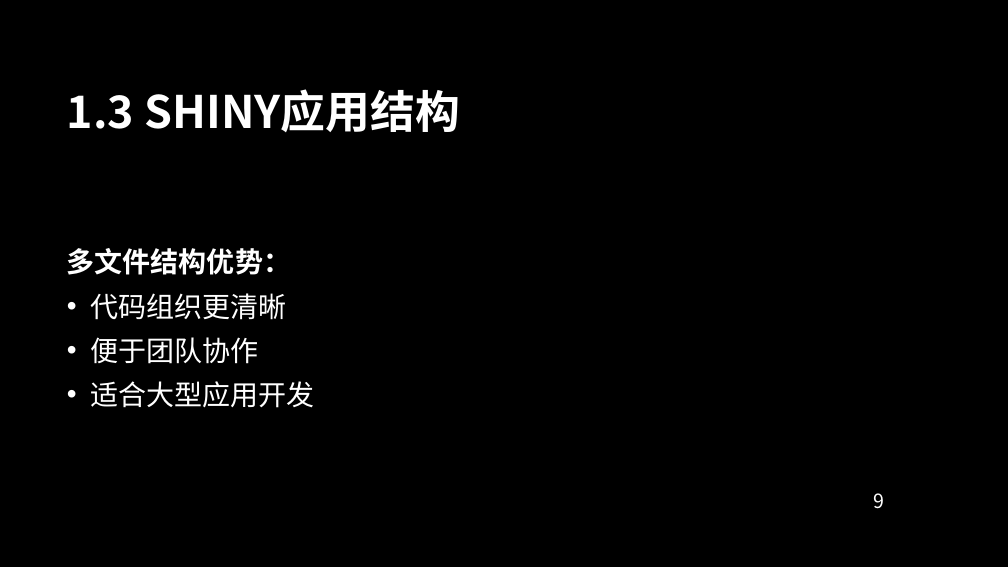
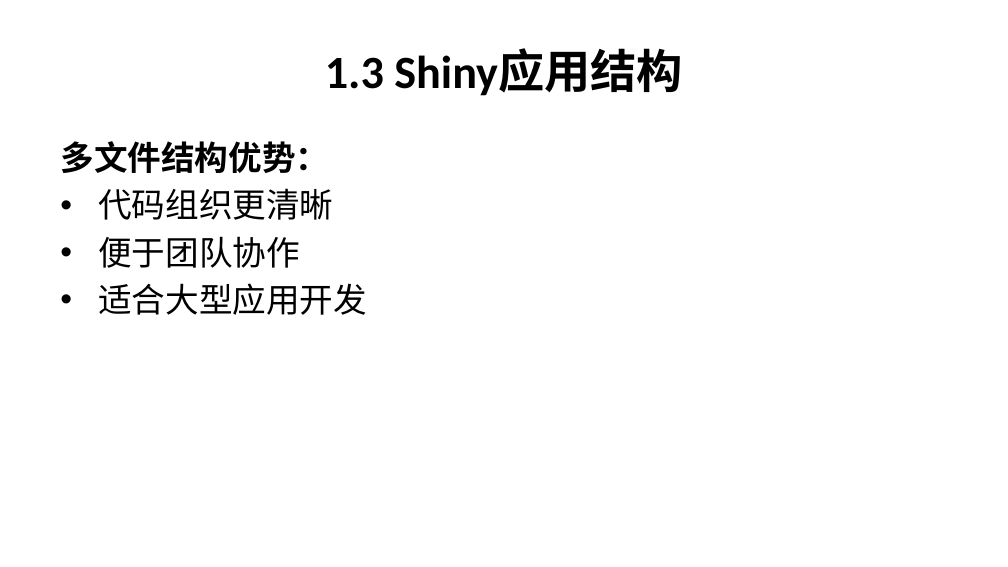
Before and after one commit to Kiriny1999/analysis-ic-model, a slide deck: slide 9 of shiny_app_documentation.pptx. Drawn at 1008x567 pixels with LibreOffice and Linux fonts; fonts in the diff are those of the drawing; background and template pictures are left out. Boxes give left, top, right and bottom in pixels: in the first picture for what was removed or moved away, otherwise in the second. Text is boxed around its words. In the diff, an @@ line names an element or a change of style, - is before the commit and + after.

```diff
--- a/shiny_app_documentation.pptx
+++ b/shiny_app_documentation.pptx
@@ background picture (left out) to #FFFFFF @@
@@ title at (x1=325, y1=49, x2=683, y2=96): text changed; size 32 to 33 pt; font Noto Sans CJK SC to Calibri; text colour #FFFFFF to #000000 @@
-1.3 SHINY应用结构
+1.3 Shiny应用结构
@@ text "多文件结构优势：" moved from (x1=67, y1=248, x2=314, y2=408) to (x1=60, y1=141, x2=367, y2=315) @@
@@ text "多文件结构优势：" at (x1=60, y1=141, x2=367, y2=315): size 20 to 24 pt, font Noto Sans CJK SC to Calibri, text colour #FFFFFF to #000000; less space between paragraphs; indent changed; vertical alignment middle to top @@
@@ page number removed at (x1=873, y1=493, x2=884, y2=509) @@
-9
```
Also in this commit, not shown: 55 other slides changed.
